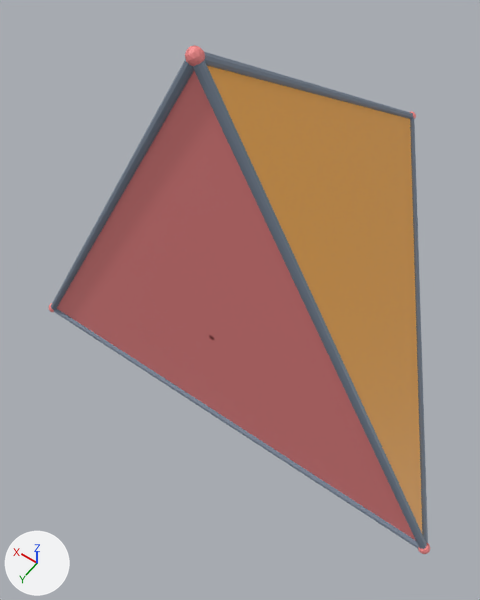
An edit to the glTF model models/tudien.glb, drawn before and after from the same camera.
Rendered twice from a 50 mm camera at (-0.453, 0.544, 1.016) aimed at (0.022, -0.121, -0.029). The lights are fixed; the arrows at lower left show +X, +Y and +Z. The older version comes first. Where no turn or scale is listed for an object, it has been applied to the vertices.

The first picture shows 'geometry_0', 'geometry_1', 'geometry_4', 'geometry_5', 'geometry_7', 'geometry_8', 'geometry_9' and 2 more.
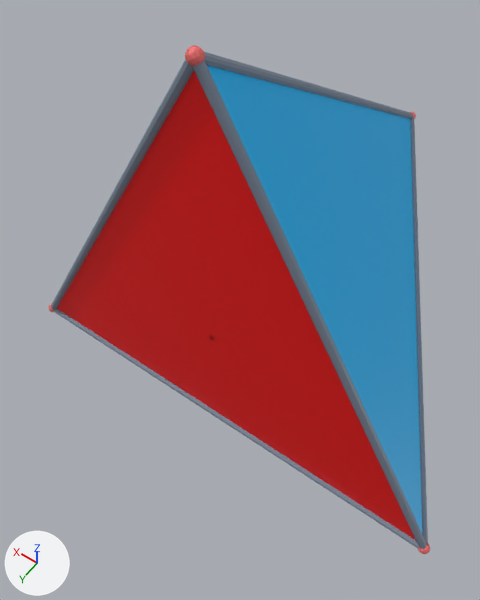
Location of each change, [x1, y1, x2, y2] in pixels of the pictures (480 x 600 px):
part 1 of me_geometry_0, recoloured (darker)
    both: [57, 71, 416, 540]
part 2 of me_geometry_1, recoloured (orange to cyan)
    both: [207, 66, 422, 532]

What changed in the scene script:
```text
Change me_geometry_0:
    where me_geometry_0.from_pydata(...)  # 3 vertices, 1 face; spans x -0.5..0.5, y 0.0, z -0.289..0.577
    used by ob_geometry_0; location = (0.0, 0.0, 0.0)
    me_geometry_0 part 1: 1 face centred in x 0.0, y 0.0, z 0.0 is repainted in the vertex colours; the middle colour goes from pink #f88d8d to red #ff0000
Change me_geometry_1:
    where me_geometry_1.from_pydata(...)  # 3 vertices, 1 face; spans x -0.5..0.0, y -0.816..0.0, z -0.289..0.577
    used by ob_geometry_1; location = (0.0, 0.0, 0.0)
    me_geometry_1 part 2: 1 face centred in x -0.167, y -0.272, z 0.096 is repainted in the vertex colours; the middle colour goes from orange #fcb353 to cyan #00bcff
```
